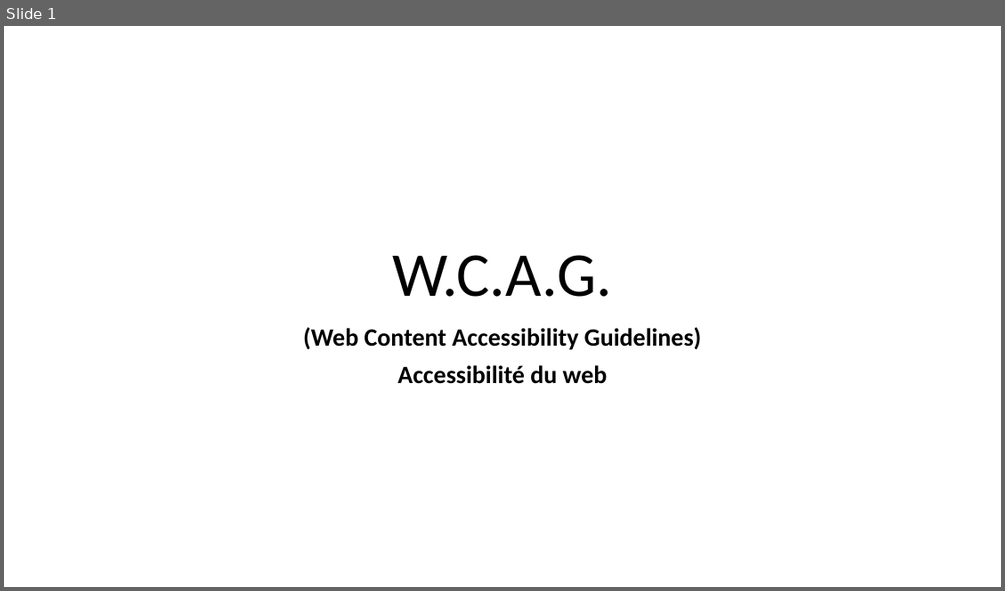
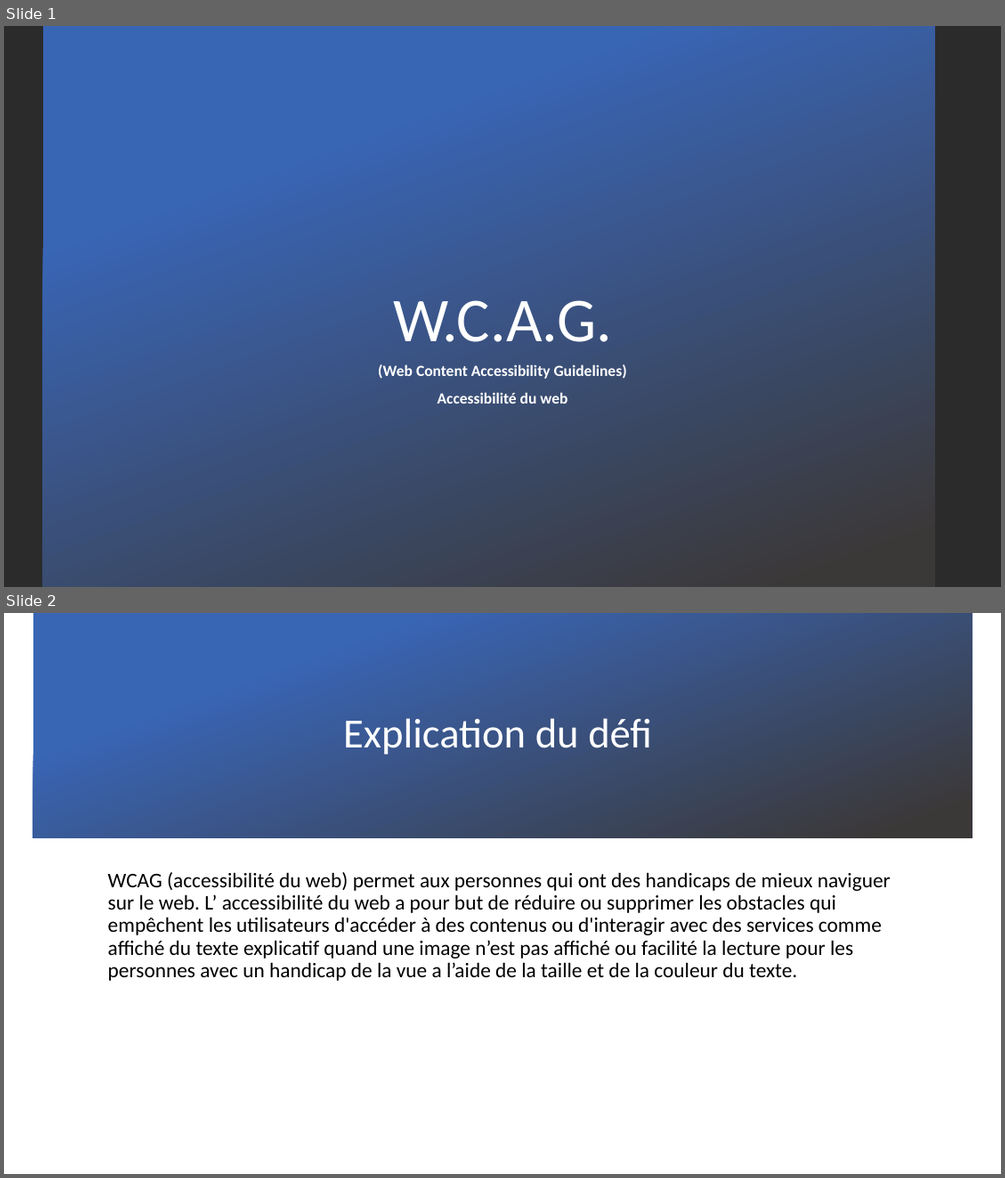
Before and after one commit to zacouse/GestionStages, a slide deck: PrésentationDéfi/WACG.pptx. Shown one above the other, each under a label of ours: slide 1 before the commit, slides 1 and 2 after it. The pictures are 1005x591 and 1005x1178 pixels, drawn with LibreOffice and Linux fonts; fonts in the diff are those of the drawing; background and template pictures are left out; a plain dark background stands for a picture behind light text. Boxes give left, top, right and bottom in pixels: in the first picture for what was removed or moved away, otherwise in the second. Text is boxed around its words. In the diff, an @@ line names an element or a change of style, - is before the commit and + after.

Commit message:
Final WCAG powerpoint

```diff
--- a/PrésentationDéfi/WACG.pptx
+++ b/PrésentationDéfi/WACG.pptx
@@ slide 2 added at [4, 613, 1001, 1174], background picture (left out) @@
@@ rectangle added at [33, 613, 972, 838], fill gradient #3965B5 to #3B3838 @@
@@ title added at [343, 718, 652, 755], 40 pt, text #FFFFFF @@
+Explication du défi
@@ text added at [108, 872, 890, 981], 20 pt, text #000000 @@
+WCAG (accessibilité du web) permet aux personnes qui ont des handicaps de mieux naviguer sur le web. L’ accessibilité du web a pour but de réduire ou supprimer les obstacles qui empêchent les utilisateurs d'accéder à des contenus ou d'interagir avec des services comme affiché du texte explicatif quand une image n’est pas affiché ou facilité la lecture pour les personnes avec un handicap de la vue a l’aide de la taille et de la couleur du texte.
@@ slide 1 changed as well @@
@@ background #FFFFFF to picture (left out) @@
@@ rectangle added at [43, 26, 935, 587], fill gradient #3965B5 to #3B3838 @@
@@ title "W.C.A.G.": place and size @@
-title "W.C.A.G." at [393, 255, 612, 297]
+title "W.C.A.G." at [393, 300, 612, 342]
@@ title "W.C.A.G." at [393, 300, 612, 342]: text colour #000000 to #FFFFFF @@
@@ subtitle "(Web Content Accessibility Guidelines)": place and size @@
-subtitle "(Web Content Accessibility Guidelines)" at [303, 327, 702, 384]
+subtitle "(Web Content Accessibility Guidelines)" at [378, 364, 627, 403]
@@ subtitle "(Web Content Accessibility Guidelines)" at [378, 364, 627, 403]: size 24 to 15 pt, text colour #000000 to #FFFFFF @@
```
Also in this commit, not shown: 8 other slides added, 5 slides removed.
